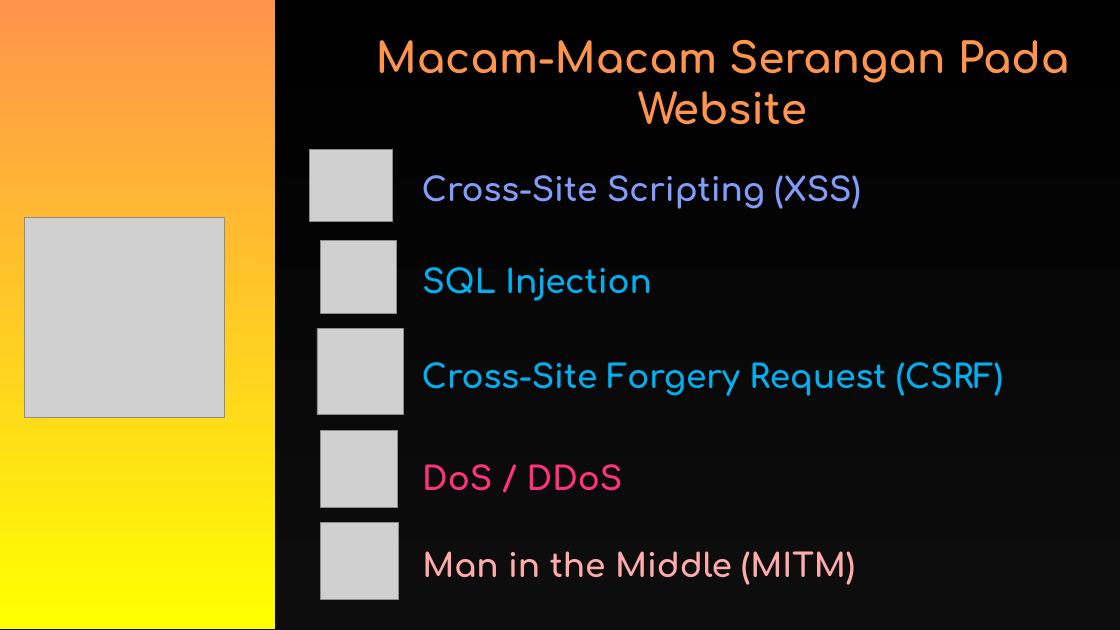
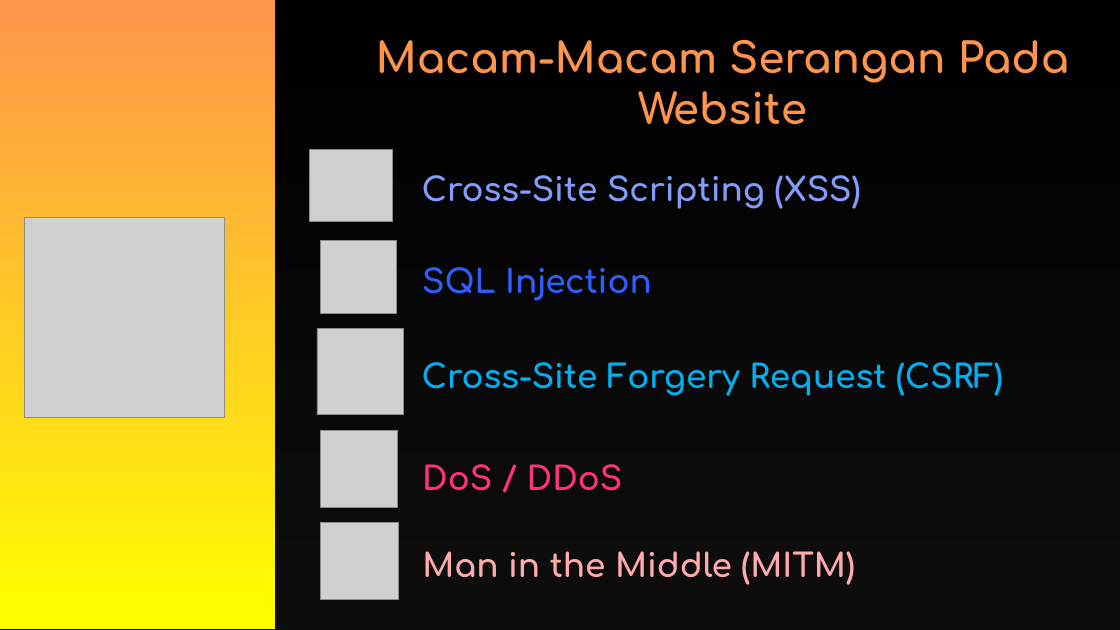
Before and after one commit to Fhreiz77/Watson-Scroll-Fesnuk-, a slide deck: slide 6 of John/PPT_Keamanan_Data.pptx. Drawn at 1120x630 pixels with LibreOffice and Linux fonts; fonts in the diff are those of the drawing; grey boxes stand for pictures; background and template pictures are left out. Boxes give left, top, right and bottom in pixels: in the first picture for what was removed or moved away, otherwise in the second. Text is boxed around its words. In the diff, an @@ line names an element or a change of style, - is before the commit and + after.

```diff
--- a/John/PPT_Keamanan_Data.pptx
+++ b/John/PPT_Keamanan_Data.pptx
@@ text "SQL Injection" at [422,267,652,301]: text colour gradient #00B0F0 to #00F0E0 to gradient #2F5EFD to #00B0F0 @@
```
Also in this commit, not shown: 4 other slides changed, 2 slides added, 1 slide removed.
